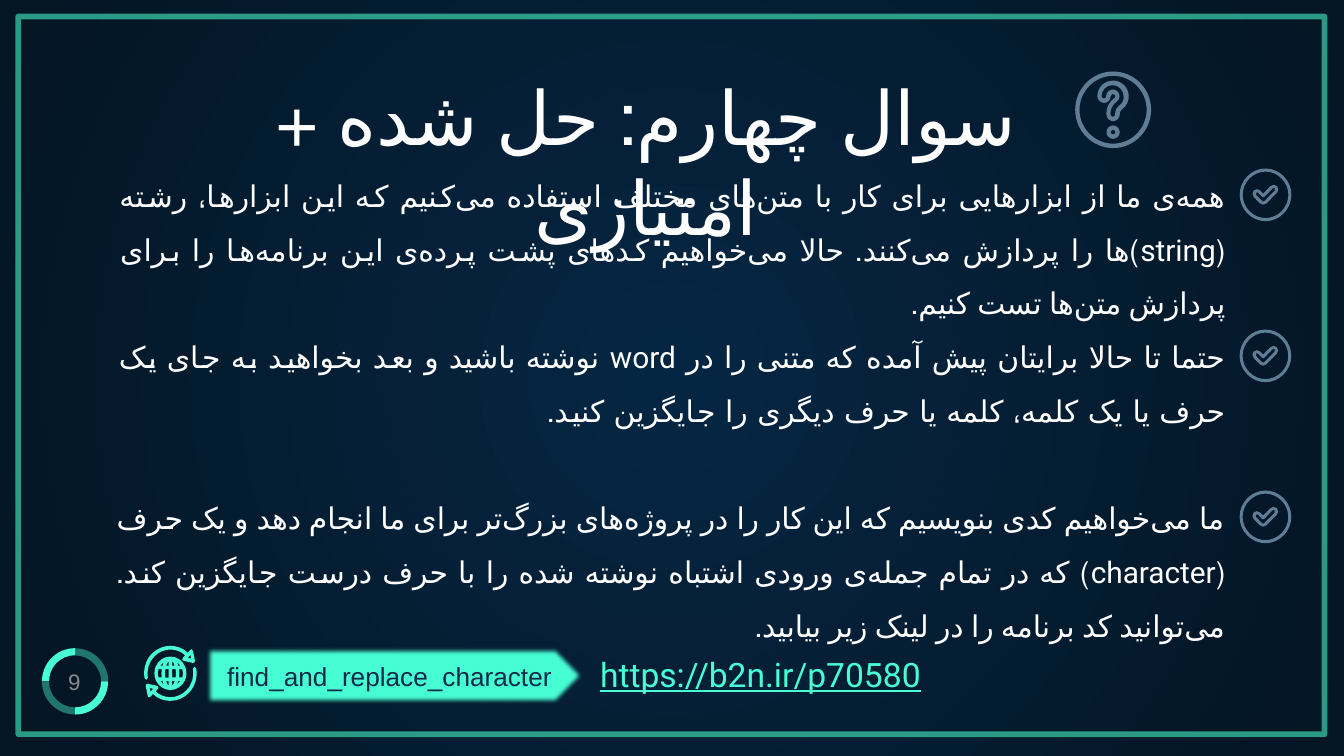
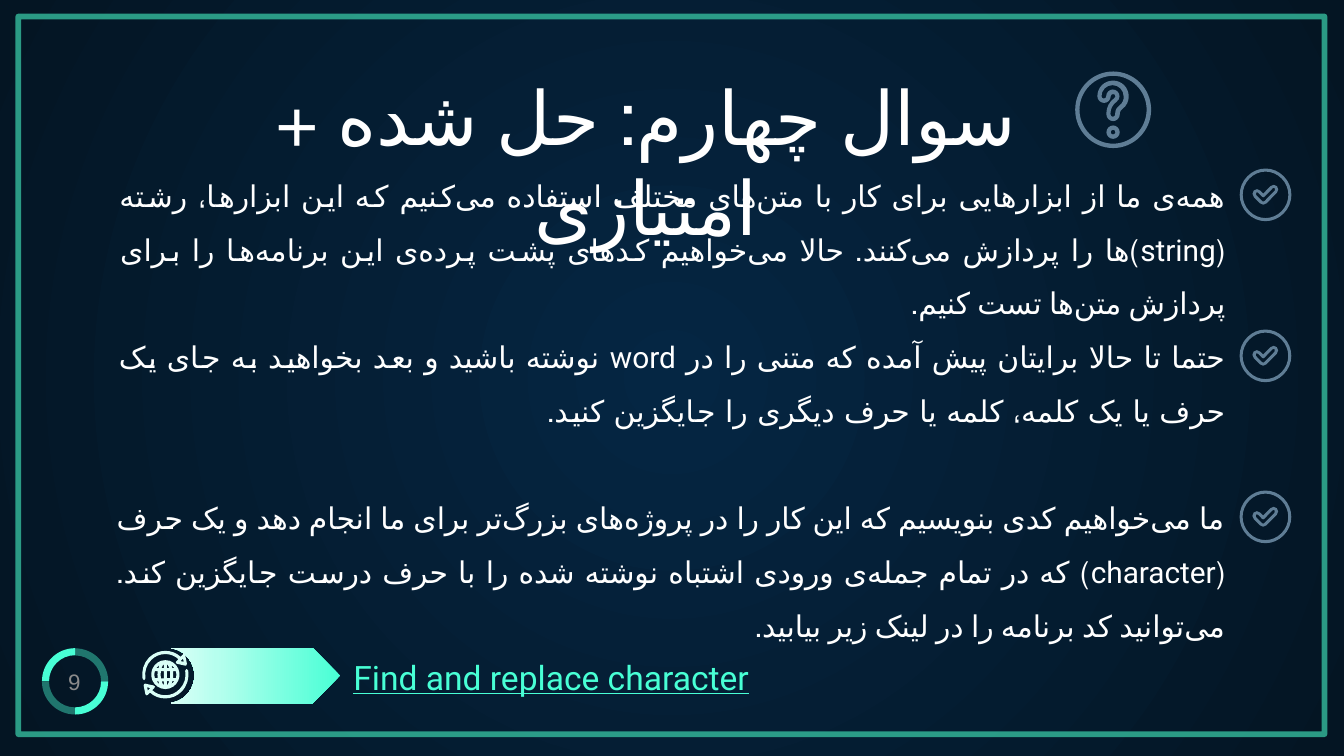
Before and after one commit to aut-ce/CE102-C-Lab, a slide deck: slide 9 of Lab/9-Array/C-Lab-Array&String.pptx. Drawn at 1344x756 pixels with LibreOffice and Linux fonts; fonts in the diff are those of the drawing. Boxes give left, top, right and bottom in pixels: in the first picture for what was removed or moved away, otherwise in the second. Text is boxed around its words. In the diff, an @@ line names an element or a change of style, - is before the commit and + after.

```diff
--- a/Lab/9-Array/C-Lab-Array&String.pptx
+++ b/Lab/9-Array/C-Lab-Array&String.pptx
@@ fill #48FFD5 to #DAFFF7 in 3 elements at box(152, 660, 180, 689), box(144, 669, 190, 699), box(141, 650, 187, 680) @@
@@ freeform shape: place and size @@
-freeform shape at box(142, 646, 195, 680)
+freeform shape at box(141, 650, 187, 680)
@@ freeform shape added at box(172, 648, 341, 704), fill gradient #48FFD5 to #B6FFEE to #DAFFF7 @@
@@ text "Find and replace character": place and size @@
-text "Find and replace character" at box(206, 648, 586, 704)
+text "Find and replace character" at box(353, 664, 749, 697)
@@ text "Find and replace character" at box(353, 664, 749, 697): vertical alignment middle to top; fill #48FFD5 to none @@
@@ freeform shape: place and size @@
-freeform shape at box(145, 667, 198, 700)
+freeform shape at box(144, 669, 190, 699)
@@ freeform shape: place and size @@
-freeform shape at box(155, 657, 187, 691)
+freeform shape at box(152, 660, 180, 689)
@@ text at box(353, 664, 749, 697): text changed; size 14 to 18 pt; font Arial to Roboto; text colour #0E2A47 to #48FFD5 @@
-find_and_replace_character
+Find and replace character
@@ text removed at box(600, 661, 921, 694) @@
-https://b2n.ir/p70580
```
Also in this commit, not shown: 2 other slides changed, 1 other file.
